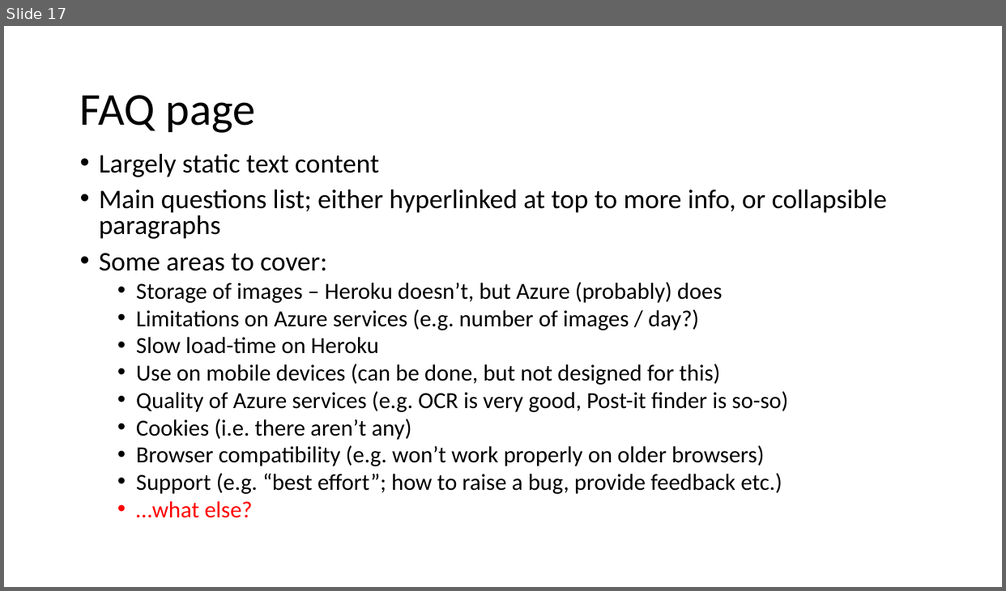
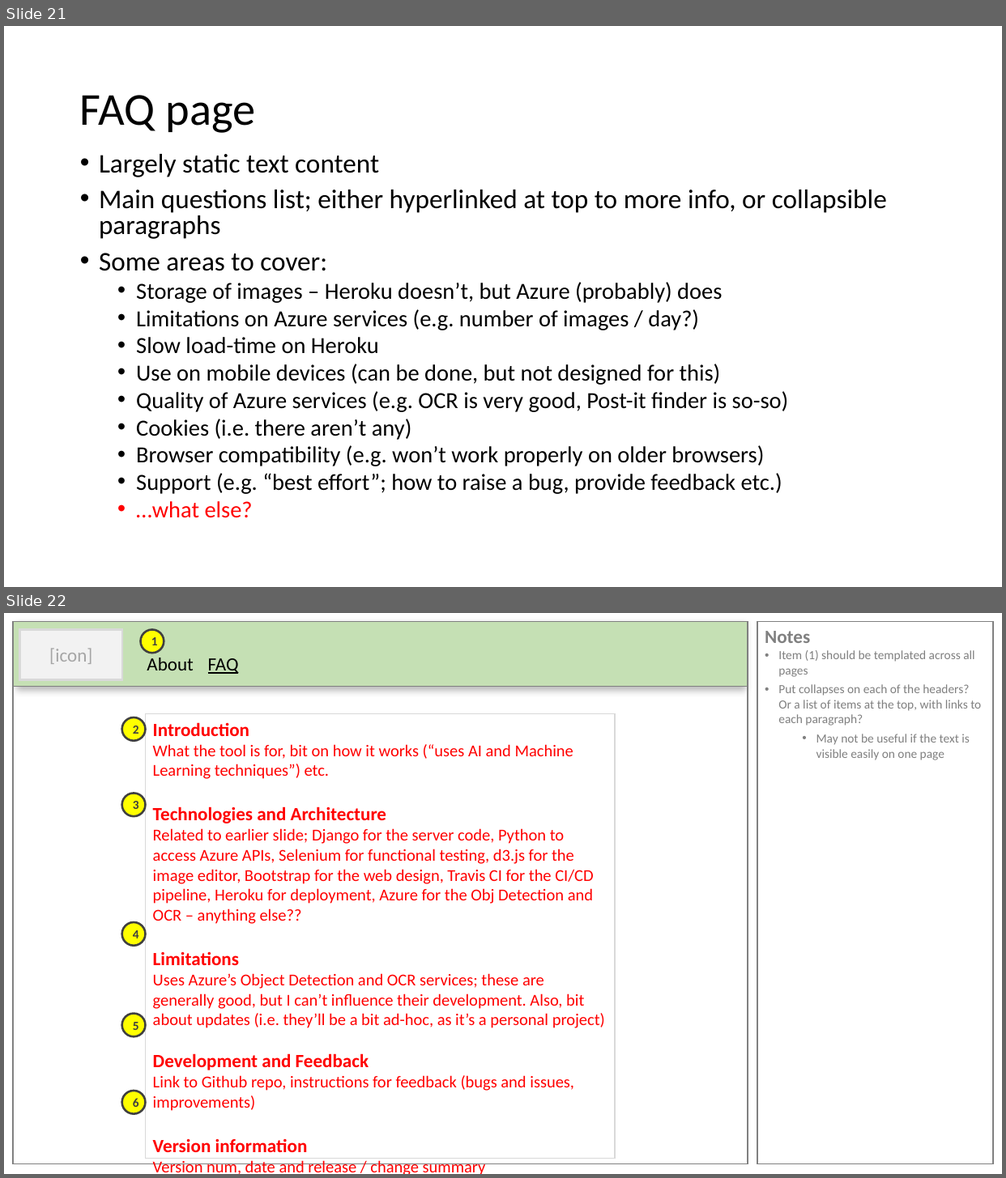
Before and after one commit to al-vincent/DesignThinkingToolset, a slide deck: documents/Design.pptx. Shown one above the other, each under a label of ours: slide 17 before the commit, slides 21 and 22 after it. The pictures are 1006x591 and 1006x1178 pixels, drawn with LibreOffice and Linux fonts; fonts in the diff are those of the drawing. Boxes give left, top, right and bottom in pixels: in the first picture for what was removed or moved away, otherwise in the second. Text is boxed around its words. In the diff, an @@ line names an element or a change of style, - is before the commit and + after.

```diff
--- a/documents/Design.pptx
+++ b/documents/Design.pptx
@@ slide 22 added at bbox=[4, 613, 1002, 1174], background #FFFFFF @@
@@ rectangle added at bbox=[13, 621, 748, 687], fill #C5E0B4, outline #808080 1 pt @@
@@ rectangle added at bbox=[19, 629, 122, 679], fill #F2F2F2, outline #D9D9D9 2 pt, 18 pt, text #A6A6A6 @@
+[icon]
@@ ellipse added at bbox=[140, 629, 164, 653], fill #FFFF00, outline #404040 2 pt, 12 pt, text #404040, bold @@
+1
@@ rectangle added at bbox=[758, 621, 994, 1165], outline #808080 1 pt, 12 pt, text #808080 @@
+Notes
+• Item (1) should be templated across all pages
+• Put collapses on each of the headers? Or a list of items at the top, with links to each paragraph?
+  • May not be useful if the text is visible easily on one page
@@ text added at bbox=[147, 658, 193, 671], 18 pt, text #000000 @@
+About
@@ text added at bbox=[208, 658, 239, 674], 18 pt, text #000000, underline @@
+FAQ
@@ rectangle added at bbox=[13, 687, 748, 1165], outline #808080 1 pt @@
@@ ellipse added at bbox=[122, 717, 146, 741], fill #FFFF00, outline #404040 2 pt, 12 pt, text #404040, bold @@
+2
@@ rectangle added at bbox=[146, 714, 615, 1159], outline #D9D9D9 1 pt, 16 pt, text #FF0000 @@
+Introduction
+What the tool is for, bit on how it works (“uses AI and Machine Learning techniques”) etc.
+Technologies and Architecture
+Related to earlier slide; Django for the server code, Python to access Azure APIs, Selenium for functional testing, d3.js for the image editor, Bootstrap for the web design, Travis CI for the CI/CD pipeline, Heroku for deployment, Azure for the Obj Detection and OCR – anything else??
+Limitations
+Uses Azure’s Object Detection and OCR services; these are generally good, but I can’t influence their development. Also, bit about updates (i.e. they’ll be a bit ad-hoc, as it’s a personal project)
+Development and Feedback
+Link to Github repo, instructions for feedback (bugs and issues, improvements)
+Version information
+Version num, date and release / change summary
@@ ellipse added at bbox=[122, 794, 146, 816], fill #FFFF00, outline #404040 2 pt, 12 pt, text #404040, bold @@
+3
@@ ellipse added at bbox=[122, 922, 146, 945], fill #FFFF00, outline #404040 2 pt, 12 pt, text #404040, bold @@
+4
@@ ellipse added at bbox=[122, 1013, 146, 1037], fill #FFFF00, outline #404040 2 pt, 12 pt, text #404040, bold @@
+5
@@ ellipse added at bbox=[122, 1091, 146, 1114], fill #FFFF00, outline #404040 2 pt, 12 pt, text #404040, bold @@
+6
@@ what was slide 17 is now slide 21 @@
```
Also in this commit, not shown: 5 slides changed, 4 other slides added, 5 other files.
